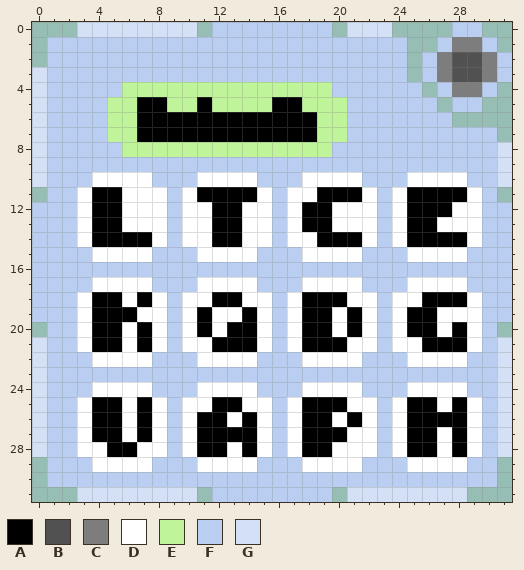
File history of a pixel-art sprite, Icons/Adjacent Letters.png. Above is the file before it was changed.
The file is 32x32 pixels.
Palette (. is transparent): A #000000  B #515151  C #7d7d7d  D #ffffff  E #bff49b  F #b9cef0  G #d3e0f5
Pixels before, first column x 0:
 0 ...GGGGGGGG.FFFFFFFF.GGG....FF..
 1 .FFFFFFFFFFFFFFFFFFFFFFFF..FCCF.
 2 .FFFFFFFFFFFFFFFFFFFFFFFF.FCBBCF
 3 GFFFFFFFFFFFFFFFFFFFFFFFF.FCBBCF
 4 GFFFFFEEEEEEEEEEEEEEFFFFFF.FCCF.
 5 GFFFFEEAAEEAEEEEAAEEEFFFFFF.FF..
 6 GFFFFEEAAAAAAAAAAAAEEFFFFFFF....
 7 GFFFFEEAAAAAAAAAAAAEEFFFFFFFFFF.
 8 GFFFFFEEEEEEEEEEEEEEFFFFFFFFFFFG
 9 GFFFFFFFFFFFFFFFFFFFFFFFFFFFFFFG
10 GFFFDDDDFFFDDDDFFFDDDDFFFDDDDFFG
11 .FFDAADDDFDAAAADFDDAAADFDAAAADF.
12 FFFDAADDDFDDAADDFDAADDDFDAAADDFF
13 FFFDAADDDFDDAADDFDAADDDFDAADDDFF
14 FFFDAAAADFDDAADDFDDAAADFDAAAADFF
15 FFFFDDDDFFFDDDDFFFDDDDFFFDDDDFFF
16 FFFFFFFFFFFFFFFFFFFFFFFFFFFFFFFF
17 FFFFDDDDFFFDDDDFFFDDDDFFFDDDDFFF
18 FFFDAADADFDDAADDFDAAADDFDDAAADFF
19 FFFDAAADDFDADDADFDAADADFDAADDDFF
20 .FFDAADADFDADAADFDAADADFDAADADF.
21 GFFDAADADFDDAAADFDAAADDFDDAAADFG
22 GFFFDDDDFFFDDDDFFFDDDDFFFDDDDFFG
23 GFFFFFFFFFFFFFFFFFFFFFFFFFFFFFFG
24 GFFFDDDDFFFDDDDFFFDDDDFFFDDDDFFG
25 GFFDAADADFDDAADDFDAAADDFDAADADFG
26 GFFDAADADFDAADADFDAADADFDAAAADFG
27 GFFDAADADFDAAAADFDAAADDFDAADADFG
28 GFFDDAADDFDAADADFDAADDDFDAADADFG
29 .FFFDDDDFFFDDDDFFFDDDDFFFDDDDFF.
30 .FFFFFFFFFFFFFFFFFFFFFFFFFFFFFF.
31 ...GGGGGGGG.FFFFFFFF.GGGGGGGG...
After:
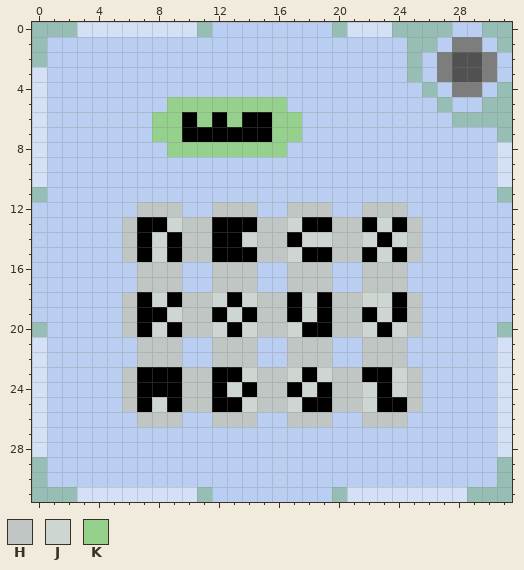
Colours new in this view: H #bfc6c3  J #ced6d2  K #95d18c
From old to new:
Changed rows in their new state; - is an unchanged pixel.
first column x 3:
 4 ---FFFFFFFFFFFFFF----------
 5 --FFFFKKKKKKKKFFFF---------
 6 --FFFKK-K-K--KKFFF---------
 7 --FFFKK------KKFFF---------
 8 ---FFFKKKKKKKKFFF----------
10 -FFFF---FFFF---FFFF---FFFF-
11 FFFFFF-FFFFFF-FFFFFF-FFFFFF
12 FFFFHHHFFHHHF-HHHFFHHHFFFFF
13 FFFHAAJHH--AHHJ--HHAJAHFFFF
14 FFFH-JAHH--JHHAJJHHJAJHFFFF
15 -FFHAJAHHAAAHHJAAHHAJAHFFF-
16 ----HHH--HHH--HHH--HHH-----
17 -FFFHHH-FHHH--HHHFFHHHFFFF-
18 FFFH-JAHHJ-JHHAJ-HHJJAHFFFF
19 FFFHAAJHHAJ-HHAJ-HHAJAHFFFF
20 FFFH-JAHHJ-JHHJ--HHJAJHFFFF
21 FFFFHHHFFHHHF-HHHFFHHHFFFFF
22 -FFFHHH-FHHH--HHHFFHHHFFFF-
23 ---HAAAHHAAJHHJAJHHAAJH----
24 -FFHAAAHHAJAHHAJAHHJAJHFFF-
25 FFFH-JAHH--JHHJ--HHJAAHFFFF
26 FFFFHHHFFHHHF-HHHFFHHHFFFFF
27 FFFFFF-FFFFFF-FFFFFF-FFFFFF
28 FFFFFF-FFFFFF-FFFFFF-FFFFFF
29 -FFFF---FFFF---FFFF---FFFF-
Changed places in both pictures, as pixel boxes (x1, y1, x2, y2):
changed: (77, 82, 482, 472)
